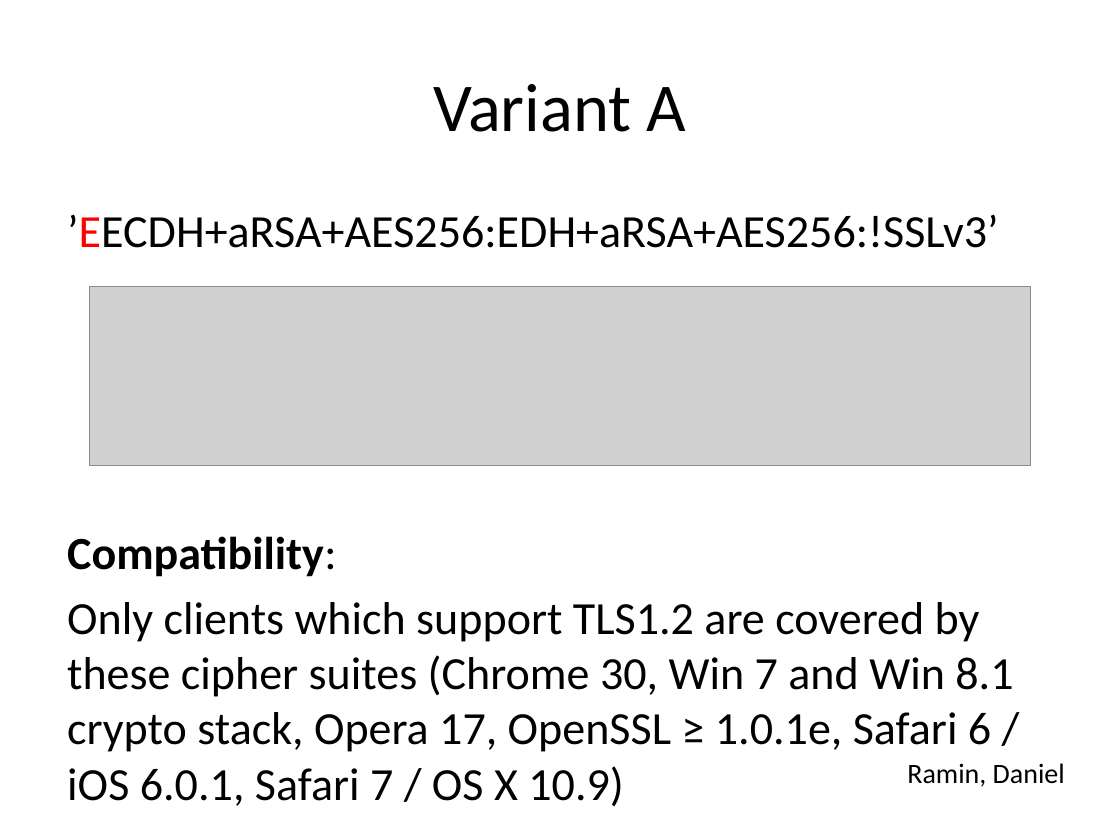
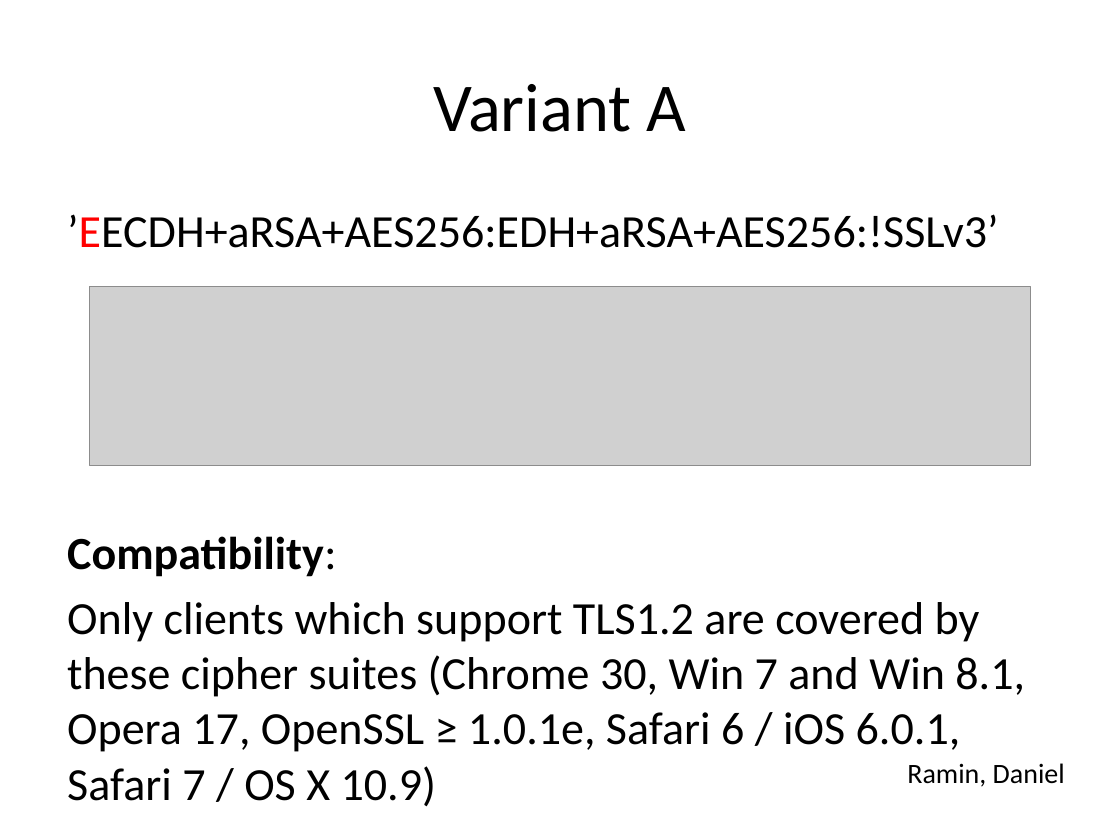
Before and after one commit to BetterCrypto/Applied-Crypto-Hardening, a slide deck: slide 20 of presentations/20131122-Deepsec-ACH project.pptx (slide 17 before the commit). Drawn at 1120x840 pixels with LibreOffice and Linux fonts; fonts in the diff are those of the drawing; grey boxes stand for pictures. Boxes give left, top, right and bottom in pixels: in the first picture for what was removed or moved away, otherwise in the second. Text is boxed around its words. In the diff, an @@ line names an element or a change of style, - is before the commit and + after.

```diff
--- a/presentations/20131122-Deepsec-ACH project.pptx
+++ b/presentations/20131122-Deepsec-ACH project.pptx
@@ text at (x1=67, y1=602, x2=1025, y2=806): text changed @@
-Only clients which support TLS1.2 are covered by these cipher suites (Chrome 30, Win 7 and Win 8.1 crypto stack, Opera 17, OpenSSL ≥ 1.0.1e, Safari 6 / iOS 6.0.1, Safari 7 / OS X 10.9)
+Only clients which support TLS1.2 are covered by these cipher suites (Chrome 30, Win 7 and Win 8.1, Opera 17, OpenSSL ≥ 1.0.1e, Safari 6 / iOS 6.0.1, Safari 7 / OS X 10.9)
```
Also in this commit, not shown: 5 other slides changed, 3 slides added.
